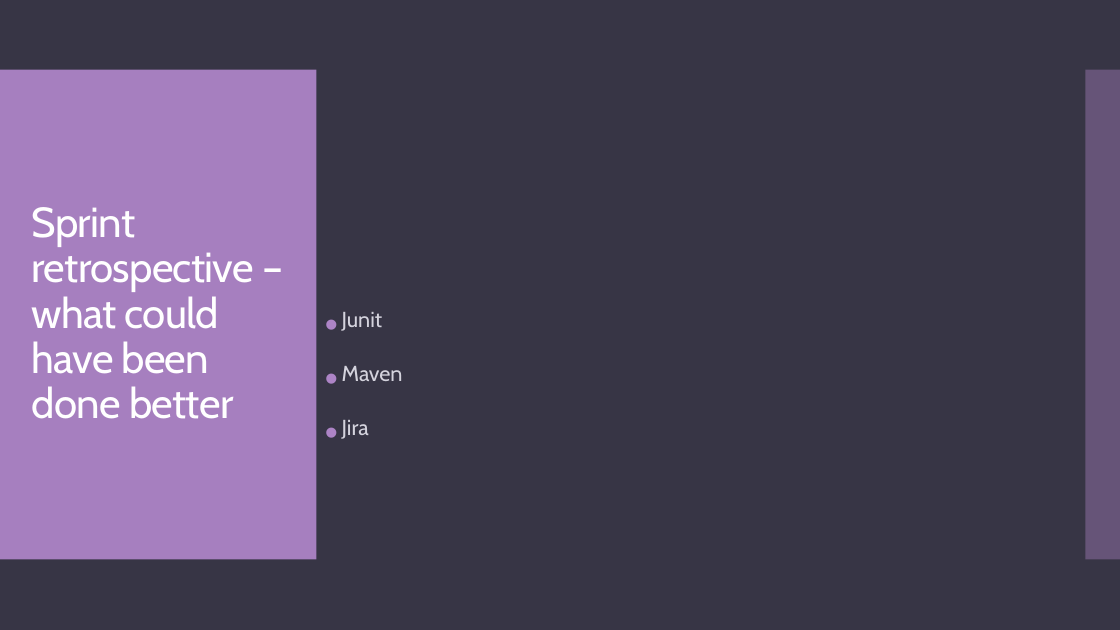
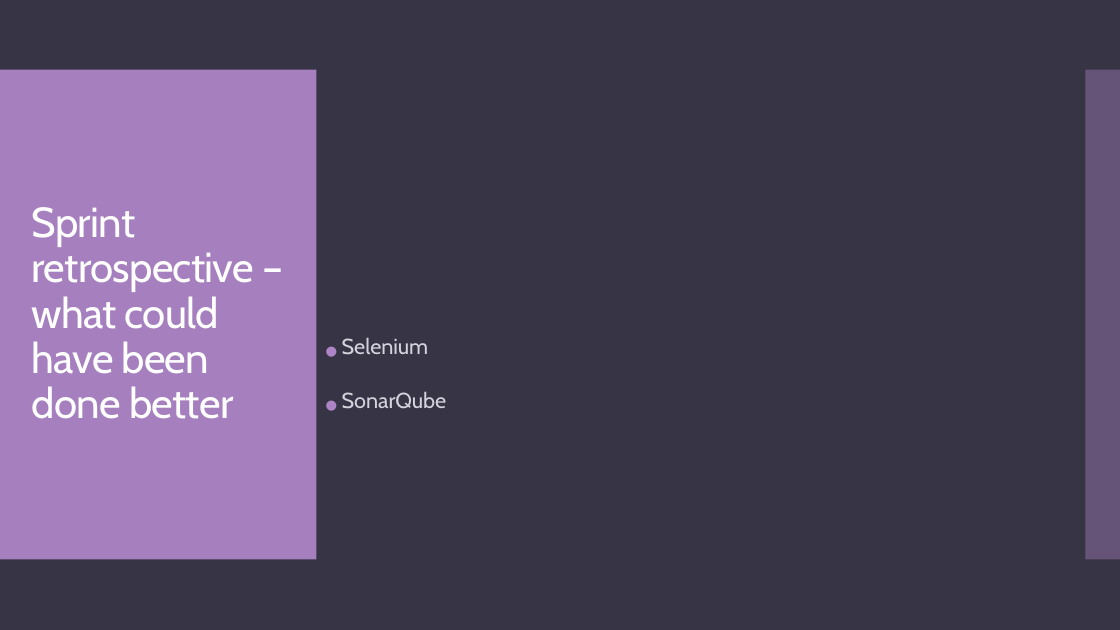
Before and after one commit to STGoodlandWork/QA-TDL-SG, a slide deck: slide 15 of Documentation/qa-tdl-presentation.pptx. Drawn at 1120x630 pixels with LibreOffice and Linux fonts; fonts in the diff are those of the drawing. Boxes give left, top, right and bottom in pixels: in the first picture for what was removed or moved away, otherwise in the second. Text is boxed around its words. In the diff, an @@ line names an element or a change of style, - is before the commit and + after.

```diff
--- a/Documentation/qa-tdl-presentation.pptx
+++ b/Documentation/qa-tdl-presentation.pptx
@@ text at (x1=342, y1=337, x2=447, y2=409): text changed @@
-• Junit
-• Maven
-• Jira
+• Selenium
+• SonarQube
```
Also in this commit, not shown: 12 other slides changed, 1 slide added, 1 slide removed.
